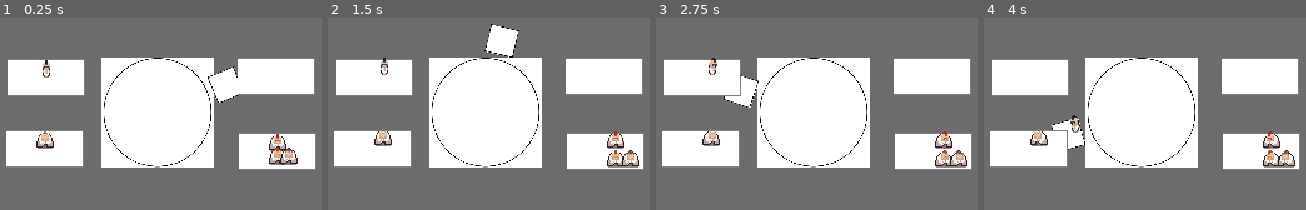
Above: before the commit, frames 1-4 (left to right).
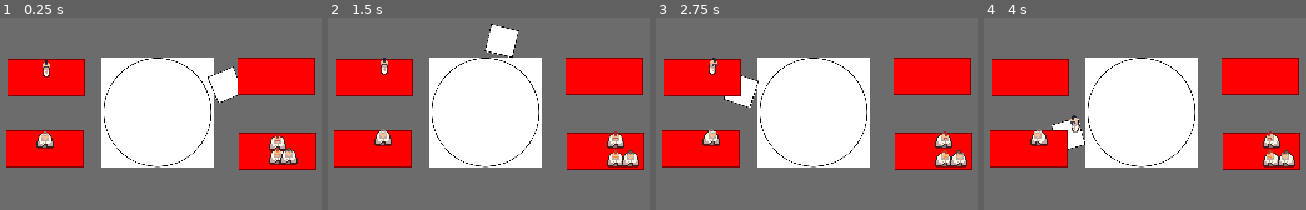
Above: after the commit, the same moments.

Repository: tehelka-gamedev/gmtk-2025
Game: Godot game, scene res://main.tscn
Two runs of this game, one before a commit and one after it. Both use one fixed random seed, a clock stepped at 60 frames per second and the inputs below.
Inputs:
- Up to frame 1 (0.25 s): no input
- Up to frame 2 (1.5 s): tap Enter (open_door) at 0.5, 1.35 s; hold Right (ui_right) 0.53-1.28 s; tap Space (elevator_toggle_movement) at 0.6, 1.25 s; hold Down (ui_down) from 1.28 s (still down)
- Up to frame 3 (2.75 s): release Down (ui_down) at 2.03 s; hold Right (ui_right) from 2.03 s (still down); tap Space (elevator_toggle_movement) at 2.1 s
- Up to frame 4 (4 s): release Right (ui_right) at 2.78 s; hold Up (ui_up) 2.78-3.53 s; tap Enter (open_door) at 2.85, 3.5 s; hold Left (ui_left) from 3.53 s (still down); tap Space (elevator_toggle_movement) at 3.6 s

The runs differ from the first frame. In frame 1, 17% of the frame differs, in the area x 1-99%, y 20-80%; in frame 2, 17%; in frame 3, 17%; in frame 4, 17%.

Commit message:
Add color to rooms

Diff:
--- a/godot/objects/room.gd
+++ b/godot/objects/room.gd
@@ -1,5 +1,12 @@
+@tool
 extends RoomBase
 class_name Room
 
+@export_category("Gameplay variables")
+@export var color: Enum.NPCColors = Enum.NPCColors.RED :
+    set(value):
+        color = value
+        modulate = Enum.color_enum_to_rgb(color)
+
 
 @onready var npc_spawn: Marker2D = $NPCSpawn
--- a/godot/objects/room.tscn
+++ b/godot/objects/room.tscn
@@ -9,6 +9,7 @@
 size = Vector2(10, 30)
 
 [node name="Room" type="Node2D" node_paths=PackedStringArray("slot_manager")]
+modulate = Color(1, 0, 0, 1)
 script = ExtResource("1_d4lmf")
 slot_manager = NodePath("SlotManager")
 metadata/_edit_group_ = true
